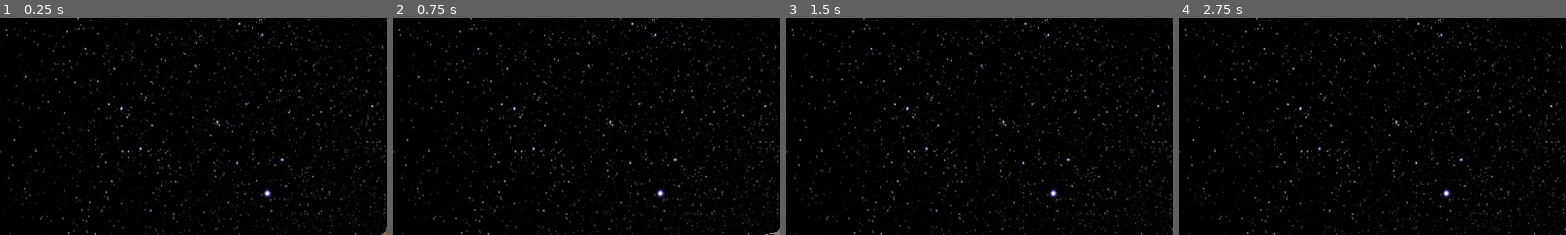
Above: before the commit, frames 1-4 (left to right).
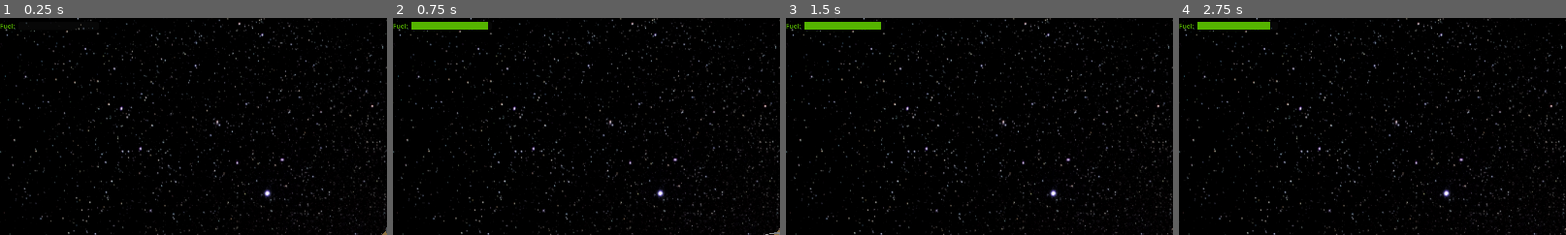
Above: after the commit, the same moments.

Repository: SiJiL82/limited-space
Game: Godot game, scene res://world.tscn
The game is run twice, just before and just after one commit, with the same random seed, the same clock (stepped at 60 frames per second) and the same inputs.
Inputs (mouse positions are % of the whole screen's width and height, from its top left):
- Up to frame 1 (0.25 s): no input
- Up to frame 2 (0.75 s): tap Enter at 0.5 s; move the mouse to (72, 45) at 0.52 s; hold Space (thruster) from 0.53 s (still down)
- Up to frame 3 (1.5 s): move the mouse to (30, 55) at 1.27 s; release Space (thruster) at 1.28 s
- Up to frame 4 (2.75 s): tap Space (thruster) at 2 s; move the mouse to (60, 28) at 2.02 s; hold Space (thruster) from 2.03 s (still down)
The pictures show only the part of the screen within x 0-50%, y 0-50%; the shares and areas given below are measured in that part.

The runs differ from the first frame. In frame 1, less than 0.1% of the frame differs, in the area x 0-21%, y 2-6%; in frame 2, 0.8%, in the area x 0-25%, y 1-6%; in frame 3, 0.8%; in frame 4, 0.7%.

Commit message:
Add fuel mechanic

Diff:
--- a/scripts/Engines.gd
+++ b/scripts/Engines.gd
@@ -1,15 +1,16 @@
 extends Node3D
 
 @export var timer: Timer
+@export var player: RigidBody3D
 
 func _ready():
 	timer.connect("timeout", on_timer_timeout)
+	player.ThrustApplied.connect(show_engines)
 
 # Called every frame. 'delta' is the elapsed time since the previous frame.
-func _process(_delta):
-	if Input.is_action_just_pressed("thruster"):
-		visible = true
-		timer.start(0.5)
+func show_engines():
+	visible = true
+	timer.start(0.5)
 
 func on_timer_timeout():
 	visible = false
--- /dev/null
+++ b/scripts/FuelBar.gd
@@ -0,0 +1,11 @@
+extends ProgressBar
+
+@export var fuel: Node3D
+
+# Called when the node enters the scene tree for the first time.
+func _ready():
+	fuel.FuelChanged.connect(update_fuel_display)
+	max_value = fuel.fuel
+
+func update_fuel_display(_value):
+	value = _value
--- a/scripts/Player.gd
+++ b/scripts/Player.gd
@@ -2,12 +2,19 @@
 
 @export var camera: Camera3D
 @export var thrust: int = 5
-@export var engine_particles: GPUParticles3D
+
+var fuel: Node3D
+
+signal ThrustApplied()
+
+func _ready():
+	fuel = get_node("Fuel")
 
 func _physics_process(_delta):
 	look_at_mouse()
 	if Input.is_action_just_pressed("thruster"):
-		apply_thrust()
+		if fuel.has_fuel():
+			apply_thrust()
 
 
 func look_at_mouse():
@@ -23,5 +30,5 @@
 	look_at(cursor_pos, Vector3.UP)
 
 func apply_thrust():
-	print(global_transform.basis)
 	apply_impulse(-global_transform.basis.z * thrust)
+	ThrustApplied.emit()
--- /dev/null
+++ b/scripts/fuel.gd
@@ -0,0 +1,18 @@
+extends Node3D
+
+@export var fuel: int = 20
+
+signal FuelChanged(fuel)
+
+# Called every frame. 'delta' is the elapsed time since the previous frame.
+func _process(_delta):
+	if Input.is_action_just_pressed("thruster"):
+		# Check if we have fuel, decrement it if so
+		if has_fuel():
+			fuel -= 1
+			FuelChanged.emit(fuel)
+
+func has_fuel() -> bool:
+	if fuel > 0:
+		return true
+	return false
--- a/world.tscn
+++ b/world.tscn
@@ -1,15 +1,49 @@
-[gd_scene load_steps=7 format=3 uid="uid://bhp02k7rppku4"]
+[gd_scene load_steps=10 format=3 uid="uid://bhp02k7rppku4"]
 
+[ext_resource type="Script" path="res://scripts/FuelBar.gd" id="1_hv1n5"]
 [ext_resource type="Texture2D" uid="uid://c73wkwc2iey00" path="res://assets/sprites/space_background.jpg" id="1_qff8a"]
 [ext_resource type="Script" path="res://scripts/Player.gd" id="2_bqaxd"]
 [ext_resource type="PackedScene" uid="uid://cjo7e2pn2ld76" path="res://assets/meshes/craft_racer.glb" id="3_x2m0j"]
 [ext_resource type="Script" path="res://scripts/Engines.gd" id="4_7foyw"]
+[ext_resource type="Script" path="res://scripts/fuel.gd" id="6_rbte0"]
+
+[sub_resource type="StyleBoxFlat" id="StyleBoxFlat_gp4yg"]
+bg_color = Color(0.333333, 0.705882, 0, 1)
 
 [sub_resource type="BoxShape3D" id="BoxShape3D_nx7s0"]
 
 [sub_resource type="PrismMesh" id="PrismMesh_al74g"]
 
 [node name="World" type="Node3D"]
+
+[node name="UI" type="CanvasLayer" parent="."]
+
+[node name="HBoxContainer" type="HBoxContainer" parent="UI"]
+offset_right = 40.0
+offset_bottom = 40.0
+
+[node name="FuelLabel" type="Label" parent="UI/HBoxContainer"]
+layout_mode = 2
+theme_override_colors/font_color = Color(0.333333, 0.705882, 0, 1)
+text = "Fuel: "
+
+[node name="VBoxContainer" type="VBoxContainer" parent="UI/HBoxContainer"]
+layout_mode = 2
+
+[node name="MarginContainer" type="MarginContainer" parent="UI/HBoxContainer/VBoxContainer"]
+layout_mode = 2
+theme_override_constants/margin_top = 10
+theme_override_constants/margin_bottom = 10
+
+[node name="FuelBar" type="ProgressBar" parent="UI/HBoxContainer/VBoxContainer/MarginContainer" node_paths=PackedStringArray("fuel")]
+custom_minimum_size = Vector2(200, 20)
+layout_mode = 2
+size_flags_vertical = 3
+theme_override_styles/fill = SubResource("StyleBoxFlat_gp4yg")
+step = 1.0
+show_percentage = false
+script = ExtResource("1_hv1n5")
+fuel = NodePath("../../../../../Player/Fuel")
 
 [node name="Space" type="Sprite3D" parent="."]
 transform = Transform3D(10, 0, 0, 0, -4.37114e-07, 10, 0, -10, -4.37114e-07, -1.173, -1, -3.923)
@@ -31,10 +65,11 @@
 transform = Transform3D(4.5, 0, 0, 0, 4.5, 0, 0, 0, 4.5, 0, 0, 0)
 shape = SubResource("BoxShape3D_nx7s0")
 
-[node name="Engines" type="Node3D" parent="Player/craft_racer" node_paths=PackedStringArray("timer")]
+[node name="Engines" type="Node3D" parent="Player/craft_racer" node_paths=PackedStringArray("timer", "player")]
 visible = false
 script = ExtResource("4_7foyw")
 timer = NodePath("Timer")
+player = NodePath("../..")
 
 [node name="LeftEngine" type="MeshInstance3D" parent="Player/craft_racer/Engines"]
 transform = Transform3D(0.2, 0, 0, 0, -4.79951e-08, -0.2, 0, 1.098, -8.74228e-09, -0.328328, 0.227381, 1.43993)
@@ -47,3 +82,6 @@
 
 [node name="Timer" type="Timer" parent="Player/craft_racer/Engines"]
 wait_time = 0.5
+
+[node name="Fuel" type="Node3D" parent="Player"]
+script = ExtResource("6_rbte0")
